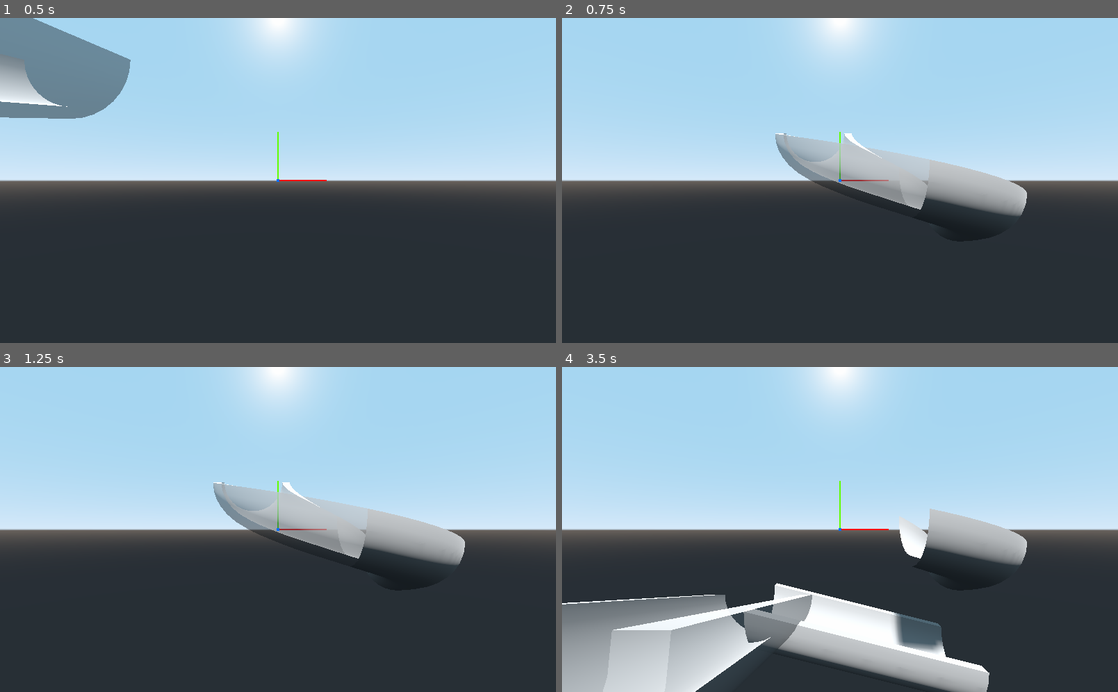
Above: before the commit, frames 1-4 (two rows, left to right).
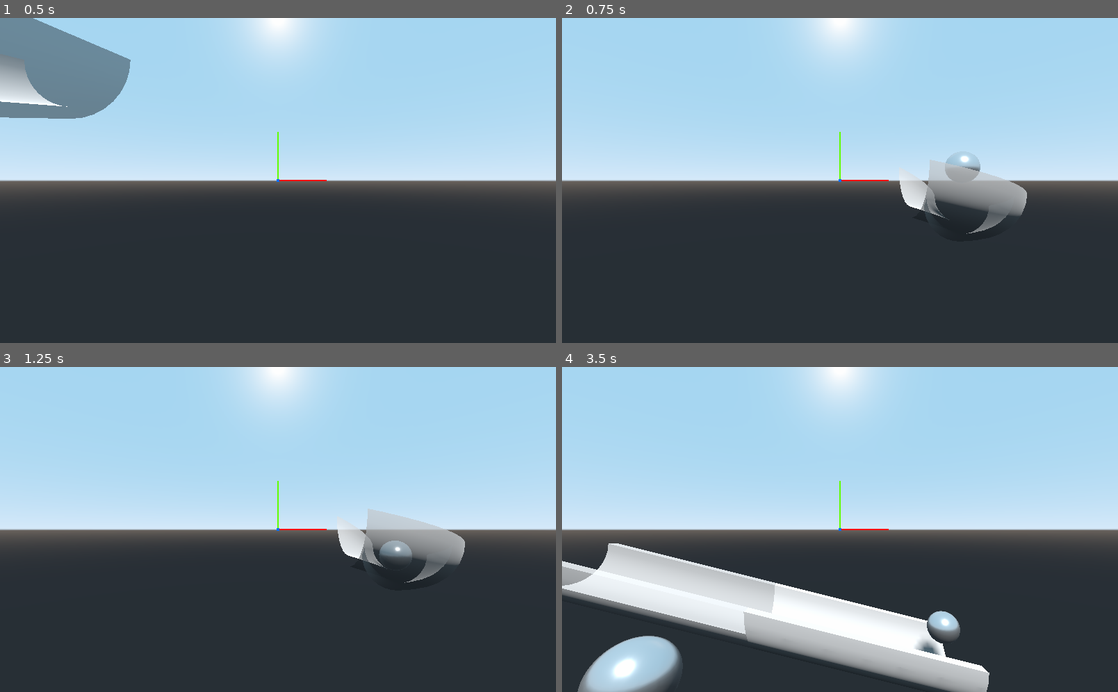
Above: after the commit, the same moments.

Repository: Zylann/marbles
Game: Godot game, scene res://main.tscn
Two runs of this game, one before a commit and one after it. Both use one fixed random seed, a clock stepped at 60 frames per second and the inputs below.
Inputs (mouse positions are in pixels of both pictures, inside the frame that each line leads up to):
- Up to frame 1 (0.5 s): no input
- Up to frame 2 (0.75 s): tap Enter at 0.5 s; move the mouse to (962, 164) at 0.52 s; hold Right from 0.53 s (still down); hold Space from 0.53 s (still down); tap M at 0.6 s; click (962, 164) at 0.67 s
- Up to frame 3 (1.25 s): keep holding Right; keep holding Space
- Up to frame 4 (3.5 s): move the mouse to (728, 545) at 1.27 s; release Right at 1.28 s; release Space at 1.28 s; hold S 1.28-2.03 s; tap Space at 1.35, 1.52, 1.82, 3.02, 3.32 s; tap M at 1.55, 2.1, 3.05 s; move the mouse to (895, 458) at 2.02 s; hold Right 2.03-2.78 s; hold Space 2.03-2.78 s; move the mouse to (812, 594) at 2.77 s; hold W from 2.78 s (still down); tap Shift at 2.85 s; click (812, 594) at 2.92 s

Frame 1 is identical in both runs. In frame 2, 4.4% of the frame differs, in the area x 38-84%, y 35-67%; in frame 3, 4.4%; in frame 4, 17%, in the area x 0-84%, y 43-100%.

Commit message:
Added marble and a way to spawn one

Diff:
--- a/interaction.gd
+++ b/interaction.gd
@@ -1,6 +1,7 @@
 extends Node
 
 const CollisionLayers = preload("res://collision_layers.gd")
+const MarbleScene = preload("res://marble.tscn")
 
 onready var _machine = get_parent().get_parent()
 onready var _camera = get_parent().get_node("Camera")
@@ -9,6 +10,7 @@
 var _current_piece_index = 0
 var _overlapping_pieces = []
 var _floor_height = 0
+var _rotation_index = 0
 
 var _pieces_library = [
 	load("res://blocks/forward_down.tscn"),
@@ -97,9 +99,15 @@
 #	return a if a > b else b
 
 
+func set_rotation_index(i):
+	_rotation_index = i
+	_ghost.rotate_y(float(_rotation_index) * PI / 2.0)
+
+
 func _input(event):
 	if event is InputEventMouseButton:
 		if event.pressed:
+
 			if event.button_index == BUTTON_LEFT:
 				if len(_overlapping_pieces) == 0:
 					place_piece()
@@ -113,8 +121,12 @@
 		if event.pressed:
 			match event.scancode:
 				KEY_SPACE:
-					_ghost.rotate_y(PI / 2.0)
+					set_rotation_index(_rotation_index + 1)
 				KEY_LEFT:
 					set_current_piece(umod((_current_piece_index + 1), len(_pieces_library)))
 				KEY_RIGHT:
 					set_current_piece(umod((_current_piece_index - 1), len(_pieces_library)))
+				KEY_M:
+					var marble = MarbleScene.instance()
+					marble.translation = _ghost.translation
+					_machine.add_child(marble)
--- /dev/null
+++ b/marble.gd
@@ -0,0 +1,7 @@
+extends RigidBody
+
+
+func _process(delta):
+	if translation.y < -100:
+		print("Marble is too low, freeing")
+		queue_free()
--- /dev/null
+++ b/marble.tscn
@@ -0,0 +1,24 @@
+[gd_scene load_steps=5 format=2]
+
+[ext_resource path="res://marble.gd" type="Script" id=1]
+
+[sub_resource type="SphereMesh" id=1]
+radius = 0.3
+height = 0.6
+
+[sub_resource type="SpatialMaterial" id=2]
+metallic = 0.84
+roughness = 0.29
+
+[sub_resource type="SphereShape" id=3]
+radius = 0.3
+
+[node name="Marble" type="RigidBody"]
+script = ExtResource( 1 )
+
+[node name="MeshInstance" type="MeshInstance" parent="."]
+mesh = SubResource( 1 )
+material/0 = SubResource( 2 )
+
+[node name="CollisionShape" type="CollisionShape" parent="."]
+shape = SubResource( 3 )
